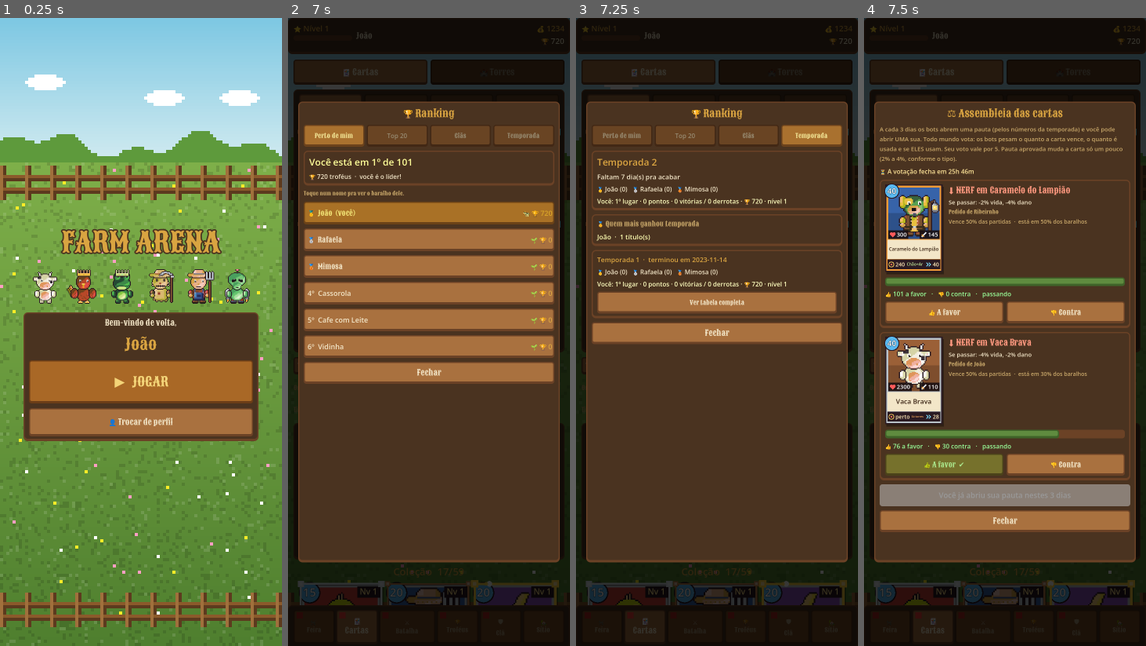
Above: before the commit, frames 1-4 (left to right).
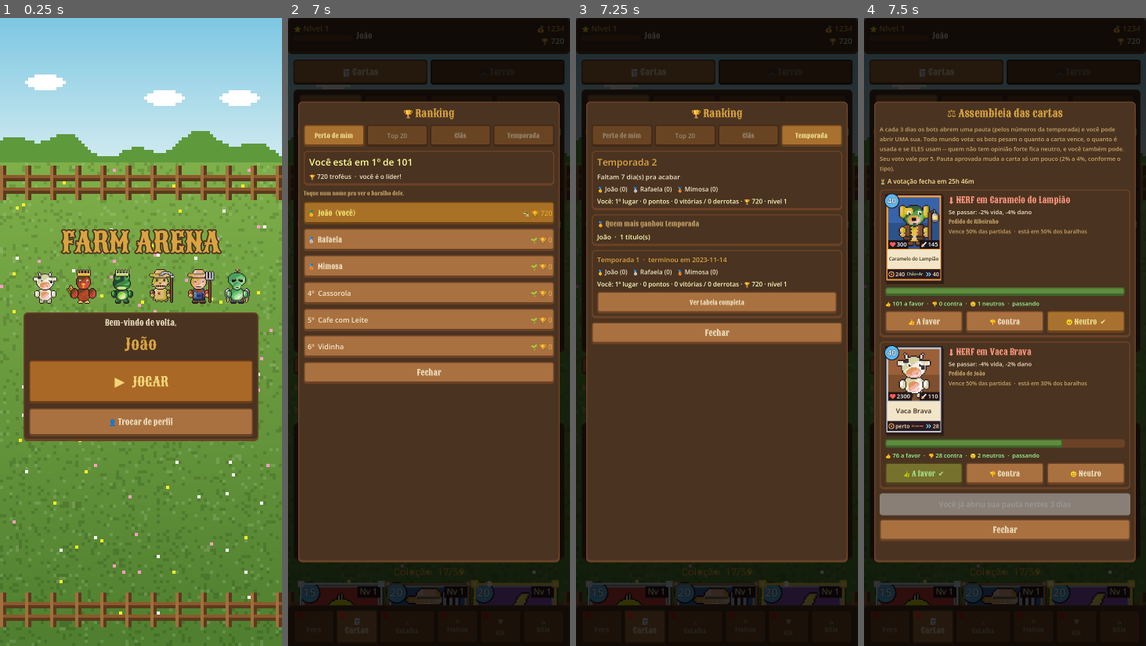
Above: after the commit, the same moments.

Repository: Generadevde/farmarena
Game: Godot game, scene res://ci/shot.tscn
Same seed, same stepped clock (60 frames per second), same inputs: the game is played once before the commit and once after it. This scene is started directly instead of the project's main scene. The engine's default icon, where the game draws it, is replaced by a stand-in: a white triangle on a blue panel in a dark square.
Inputs:
- Up to frame 1 (0.25 s): no input
- Up to frame 2 (7 s): click "1" at 0.5 s; click "🎁 Presente do dia -- PEGAR!" at 1.25 s; click "🃏 Cartas" at 2 s; click "1" at 2.75 s; click "200 pts Saco de Milho" at 3.5 s; click "⚖ Assembleia das cartas (vota…" at 4.25 s; click "🏰 Torres" at 5 s; click "🃏 Cartas" at 5.75 s; click "🏰 Torres" at 6.5 s
- Up to frame 3 (7.25 s): no input
- Up to frame 4 (7.5 s): click "Fechar" at 7.25 s

Frames 1-3 are identical in both runs. In frame 4, 24% of the frame differs, in the area x 5-95%, y 20-84%.

Commit message:
Assembleia: voto neutro pro jogador e pros bots sem opinião forte
Co-Authored-By: Claude Fable 5.2 <noreply@anthropic.com>
Claude-Session: https://claude.ai/code/session_01F2c9wwKpd4XWAaAeM55Dzi

Diff:
--- a/Scripts/assembleia.gd
+++ b/Scripts/assembleia.gd
@@ -15,6 +15,7 @@
 const PLAYER_WEIGHT = 5
 const MAX_TOTAL = 0.12
 const HISTORY_MAX = 12
+const NEUTRAL_BAND = 0.18   # bot sem opinião forte (vontade perto de zero) fica NEUTRO
 ## quanto muda por votação: [vida, dano], por papel da carta
 const STEP_BY_ROLE = {
 	CardData.CardRole.TANQUE: [0.04, 0.02], CardData.CardRole.ENXAME: [0.03, 0.03], CardData.CardRole.PUNICAO: [0.02, 0.04],
@@ -113,7 +114,7 @@
 	return s
 
 
-## [sim, não] de uma pauta, contando bots + o seu voto
+## [sim, não, neutros] de uma pauta, contando bots + o seu voto
 static func votes(pauta: Dictionary) -> Array:
 	var path = str(pauta["path"])
 	var want_nerf = str(pauta["tipo"]) == "nerf"
@@ -122,9 +123,12 @@
 	var avg_share = float(Progresso.DECK_SIZE) / maxf(1.0, float(CardDatabase.all_cards.size()))
 	var yes = 0
 	var no = 0
+	var neutral = 0
 	for dk in decks:
 		var wish = _nerf_wish(dk[0], dk[1], path, share, avg_share)
-		if (wish > 0.0) == want_nerf:
+		if absf(wish) < NEUTRAL_BAND:
+			neutral += 1   # tanto faz pra ele: não vota
+		elif (wish > 0.0) == want_nerf:
 			yes += 1
 		else:
 			no += 1
@@ -133,7 +137,9 @@
 		yes += PLAYER_WEIGHT
 	elif mine < 0:
 		no += PLAYER_WEIGHT
-	return [yes, no]
+	else:
+		neutral += 1
+	return [yes, no, neutral]
 
 
 # ---------------------------------------------------------------- pautas
@@ -233,10 +239,10 @@
 		adj["dmg"] = clampf(float(adj.get("dmg", 1.0)) + dir * st[1], 1.0 - MAX_TOTAL, 1.0 + MAX_TOTAL)
 		_d()["ajustes"][card.resource_path] = adj
 	var hist: Array = _d()["historico"]
-	hist.push_front({"periodo": period, "carta": card.card_name, "tipo": str(pauta["tipo"]), "autor": str(pauta["autor"]), "sim": v[0], "nao": v[1], "passou": passed, "efeito": effect_text(card, str(pauta["tipo"]))})
+	hist.push_front({"periodo": period, "carta": card.card_name, "tipo": str(pauta["tipo"]), "autor": str(pauta["autor"]), "sim": v[0], "nao": v[1], "neutros": v[2], "passou": passed, "efeito": effect_text(card, str(pauta["tipo"]))})
 	while hist.size() > HISTORY_MAX:
 		hist.pop_back()
-	Progresso._push({"tipo": "assembleia", "carta": card.resource_path, "texto": "%s em %s: %s (%d a %d)" % ["BUFF" if str(pauta["tipo"]) == "buff" else "NERF", card.card_name, "APROVADO" if passed else "recusado", v[0], v[1]]})
+	Progresso._push({"tipo": "assembleia", "carta": card.resource_path, "texto": "%s em %s: %s (%d a %d)" % ["BUFF" if str(pauta["tipo"]) == "buff" else "NERF", card.card_name, "APROVADO" if passed else "recusado", v[0], v[1]] + ("  ·  %d neutros" % v[2] if v[2] > 0 else "")})
 
 
 ## chama ao abrir o menu e ao carregar o perfil: fecha as pautas vencidas,
--- a/Scripts/hub.gd
+++ b/Scripts/hub.gd
@@ -2264,7 +2264,7 @@
 	Assembleia.sync()
 	var v = _popup(660, true)
 	v.add_child(_title("⚖ Assembleia das cartas"))
-	v.add_child(_wrap("A cada 3 dias os bots abrem uma pauta (p …(100 unchanged characters)… a vence, o quanto é usada e se ELES usam. Seu voto vale por %d. Pauta aprovada m …(118 unchanged characters)…
+	v.add_child(_wrap("A cada 3 dias os bots abrem uma pauta (p …(100 unchanged characters)… a vence, o quanto é usada e se ELES usam -- quem não tem opinião forte fica neutro, e você também pode. Seu voto vale por %d. Pauta aprovada m …(118 unchanged characters)…
 	var left = _label("", 16, Color(1, 0.9, 0.6))
 	_live(left, func(): return "⏳ A votação fecha em " + _clock(Assembleia.seconds_left()))
 	v.add_child(left)
@@ -2300,7 +2300,7 @@
 		bar.show_percentage = false
 		bar.custom_minimum_size.y = 22
 		p.add_child(bar)
-		p.add_child(_label("👍 %d a favor   ·   👎 %d contra   ·   %s" % [vt[0], vt[1], "passando" if vt[0] > vt[1] else "sendo recusada"], 16, Color(0.6, 1, 0.6) if vt[0] > vt[1] else Color(1, 0.7, 0.6)))
+		p.add_child(_label("👍 %d a favor  ·  👎 %d contra  ·  😐 %d neutros  ·  %s" % [vt[0], vt[1], vt[2], "passando" if vt[0] > vt[1] else "sendo recusada"], 15, Color(0.6, 1, 0.6) if vt[0] > vt[1] else Color(1, 0.7, 0.6)))
 		var mine = int(pa.get("voto", 0))
 		var vr = HBoxContainer.new()
 		vr.add_theme_constant_override("separation", 8)
@@ -2313,6 +2313,10 @@
 		nb.size_flags_horizontal = Control.SIZE_EXPAND_FILL
 		nb.modulate = Color(1, 0.7, 0.65) if mine < 0 else Color(1, 1, 1)
 		vr.add_child(nb)
+		var ub = _button("😐 Neutro" + ("  ✔" if mine == 0 else ""), _vote_assembly.bind(v, i, 0), 18)
+		ub.size_flags_horizontal = Control.SIZE_EXPAND_FILL
+		ub.modulate = Color(1, 1, 0.75) if mine == 0 else Color(1, 1, 1)
+		vr.add_child(ub)
 	var pb = _button("📣 Abrir minha pauta (1 a cada 3 dias)" if Assembleia.can_propose() else "Você já abriu sua pauta nestes 3 dias", _pick_assembly_card.bind(v), 19)
 	pb.disabled = !Assembleia.can_propose()
 	if !pb.disabled:
